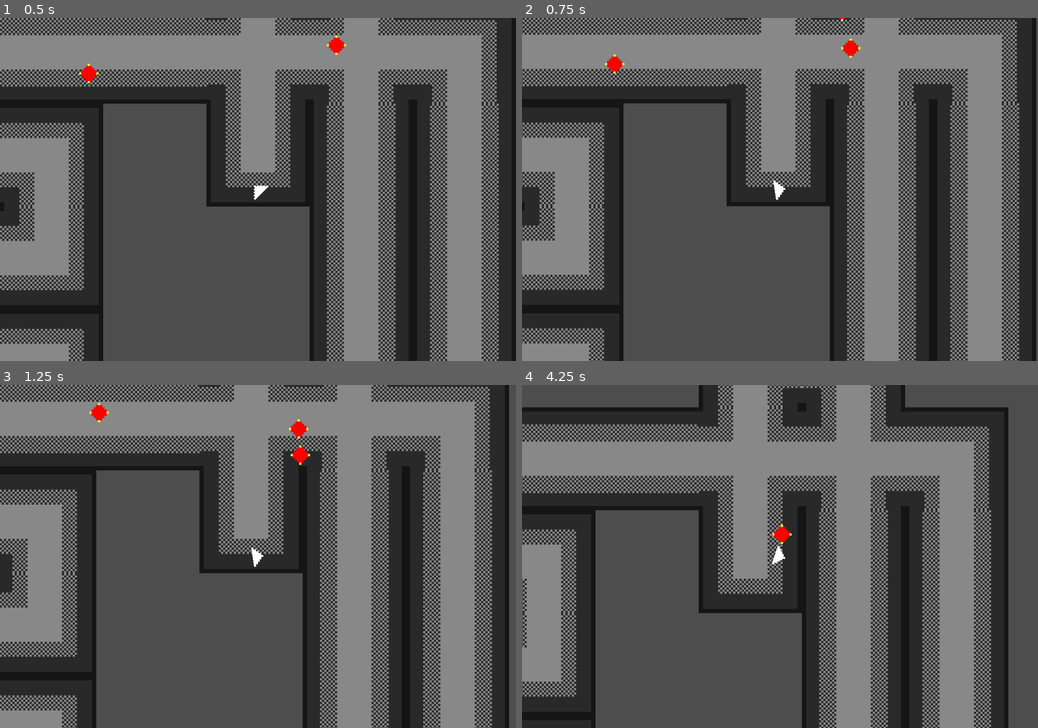
Above: before the commit, frames 1-4 (two rows, left to right).
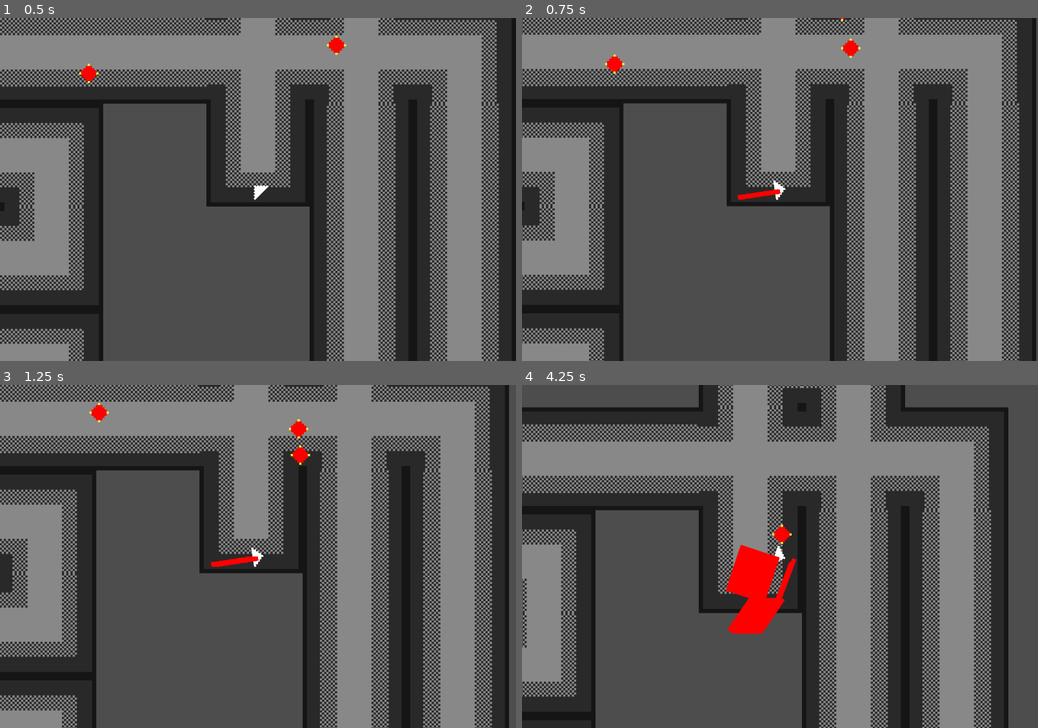
Above: after the commit, the same moments.

Repository: Ben1980/yaab
Game: Godot game, scene res://level.tscn
Same seed, same stepped clock (60 frames per second), same inputs: the game is played once before the commit and once after it.
Inputs (mouse positions are in pixels of both pictures, inside the frame that each line leads up to):
- Up to frame 1 (0.5 s): no input
- Up to frame 2 (0.75 s): move the mouse to (893, 172) at 0.52 s; press the mouse at (893, 172) at 0.53 s; hold D (move_right) from 0.53 s (still down)
- Up to frame 3 (1.25 s): keep holding D (move_right)
- Up to frame 4 (4.25 s): move the mouse to (676, 573) at 1.27 s; release D (move_right) at 1.28 s; release the mouse at (676, 573) at 1.28 s; hold S (move_down) 1.28-2.03 s; click (676, 573) at 1.35 s; move the mouse to (831, 481) at 2.02 s; press the mouse at (831, 481) at 2.03 s; hold D (move_right) 2.03-2.78 s; move the mouse to (754, 625) at 2.77 s; release the mouse at (754, 625) at 2.78 s; hold W (move_up) 2.78-3.53 s; click (754, 625) at 2.85 s; move the mouse to (934, 607) at 3.52 s; press the mouse at (934, 607) at 3.53 s; hold A (move_left) from 3.53 s (still down)

Frame 1 is identical in both runs. In frame 2, 0.1% of the frame differs, in the area x 41-51%, y 49-54%; in frame 3, 0.2%; in frame 4, 2.0%, in the area x 39-54%, y 46-73%.

Commit message:
laser scene appearing on global scene

Diff:
--- /dev/null
+++ b/laser.gd
@@ -0,0 +1,14 @@
+extends Area2D
+
+@export var speed: float = 20
+
+var direction: Vector2
+
+# Called when the node enters the scene tree for the first time.
+func _ready() -> void:
+	pass # Replace with function body.
+
+
+# Called every frame. 'delta' is the elapsed time since the previous frame.
+func _process(delta: float) -> void:
+	position += direction * speed * delta
--- /dev/null
+++ b/laser.tscn
@@ -0,0 +1,18 @@
+[gd_scene load_steps=3 format=3 uid="uid://bi8tajhmlxdow"]
+
+[ext_resource type="Script" uid="uid://clfnh8xmokg4j" path="res://laser.gd" id="1_fn5yt"]
+
+[sub_resource type="RectangleShape2D" id="RectangleShape2D_div1a"]
+size = Vector2(2, 19)
+
+[node name="Laser" type="Area2D"]
+script = ExtResource("1_fn5yt")
+
+[node name="CollisionShape2D" type="CollisionShape2D" parent="."]
+position = Vector2(1, 9.5)
+shape = SubResource("RectangleShape2D_div1a")
+
+[node name="ColorRect" type="ColorRect" parent="."]
+offset_right = 2.0
+offset_bottom = 19.0
+color = Color(1, 0, 0, 1)
--- a/player.gd
+++ b/player.gd
@@ -5,7 +5,7 @@
 
 
 var is_dead: bool = false
-
+var laser_scene: PackedScene
 
 func get_input():
 	look_at(get_global_mouse_position())
@@ -14,6 +14,9 @@
 	var strafe = transform.x.normalized() * Input.get_axis("move_left", "move_right")
 	velocity = (forward + strafe).normalized() * SPEED
 
+	if (Input.is_action_pressed("shoot")):
+		fire()
+
 
 func _physics_process(delta):
 	get_input()
@@ -21,6 +24,7 @@
 
 
 func _ready():
+	laser_scene = preload("res://laser.tscn")
 	add_to_group("player")
 
 
@@ -29,3 +33,10 @@
 		return
 	is_dead = true
 	get_tree().reload_current_scene()
+
+
+func fire() -> void:
+	var laser = laser_scene.instantiate()
+	laser.global_position = global_position
+	laser.rotation = rotation
+	get_parent().add_child(laser)
Not shown, added: laser.gd.uid
